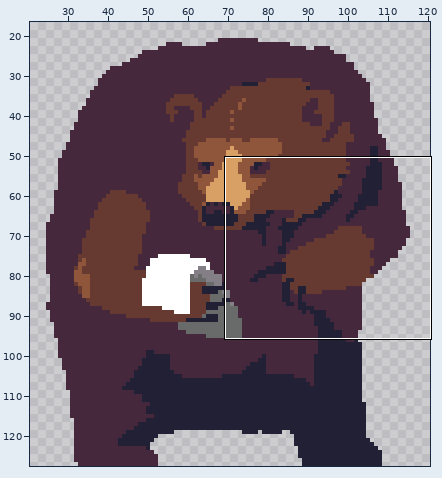
A pixel-art file gets an edit: Assets/Art/bear-art.aseprite. Above: a wide view before the commit, with the close-up outlined.
Close-up. Earlier state:
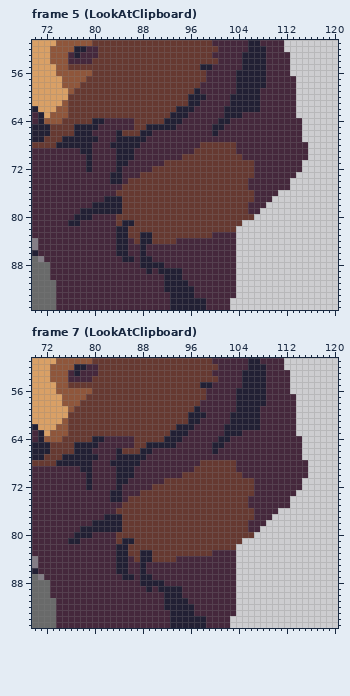
128x128 pixels, 12 frames. Shown: frame 5 (LookAtClipboard): x 70..120, y 51..95; frame 7 (LookAtClipboard): x 70..120, y 51..95. The wide view leaves out empty margins.
Now the later version:
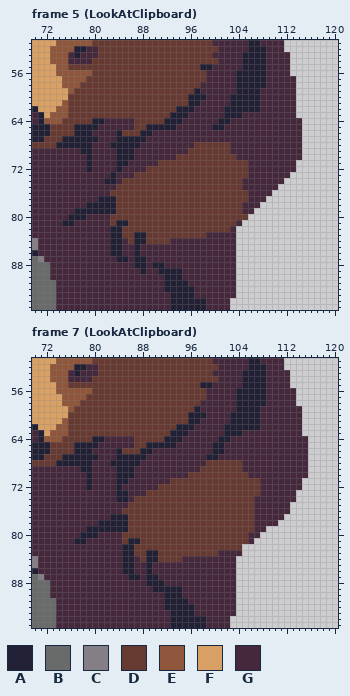
Palette (. is transparent): A #222034  B #696a6a  C #847e87  D #663931  E #8f563b  F #d9a066  G #45283c
The author wrote: Update bear looking at clipboard animation Wiggle its arm too
From old to new:
Frame 5 (LookAtClipboard), layer "Group 1/Layer 1 Copy":
y 66: x 100 A -> G
y 68: x 97 G -> D; x 103 D -> G; x 115 G -> .
y 69: x 96 G -> D; x 103 D -> G; x 115 G -> .
y 70: x 94 G -> D; x 104 D -> G; x 115 G -> .
y 71: x 91 G -> D; x 106 D -> G; x 114 G -> .
y 72: x 89 G -> D; x 106 D -> G; x 114 G -> .
y 73: x 84 A -> G; x 87 G -> D; x 106 D -> G; x 113 G -> .
y 74: x 82 G -> A; x 84..85 AG -> GD; x 105 D -> G; x 112 G -> .
y 75: x 84 G -> D; x 105 D -> G; x 111..112 GG -> ..
y 76: x 83 G -> D; x 106 D -> G; x 110 G -> .
y 77: x 81 G -> A; x 84 A -> D; x 106 D -> G; x 109 G -> .
y 78: x 79 G -> A; x 84 A -> D; x 105 D -> G; x 108 G -> .
y 79: x 77 G -> A; x 84 A -> D; x 105 D -> G; x 107 G -> .
y 80: x 76 G -> A; x 79 A -> G; x 83 G -> D; x 106 D -> .
y 81: x 75 G -> A; x 77 A -> G; x 83..84 GD -> DA; x 86 A -> D; x 104 D -> G
y 82: x 83 G -> A; x 85 A -> D; x 103 D -> G
y 83: x 83 G -> A; x 85 A -> D; x 87 D -> A; x 89 A -> D; x 99 D -> G
y 84: x 83 G -> A; x 85..87 AGD -> GDA; x 89 A -> D; x 93 D -> G
y 85..86: x 83 G -> A; x 85 A -> G; x 87..88 GA -> AG
y 87: x 84 G -> A; x 86..87 AG -> GA; x 89 A -> G
y 88: x 87 G -> A; x 89 A -> G
y 89: x 88..89 GA -> AG
Frame 7 (LookAtClipboard), layer "Group 1/Layer 1 Copy":
y 56: x 113 . -> G
y 59..63: x 114 . -> G
y 64..65: x 115 . -> G
y 66: x 101 G -> A; x 115 . -> G
y 67: x 99..100 GG -> AA; x 115 . -> G
y 68: x 98 D -> G; x 104 G -> D
y 69: x 97 D -> G; x 104 G -> D
y 70: x 95 D -> G; x 105 G -> D
y 71: x 92 D -> G; x 107 G -> D
y 72: x 90 D -> G; x 107 G -> D
y 73: x 83 A -> G; x 85 G -> A; x 88 D -> G; x 107 G -> D
y 74: x 83 A -> G; x 85..86 GD -> AG; x 106 G -> D; x 113 . -> G
y 75: x 85 D -> G; x 106 G -> D
y 76: x 84 D -> G; x 111..112 .. -> GG
y 77: x 82 A -> G; x 85 D -> A; x 110..111 .. -> GG
y 78: x 80 A -> G; x 85 D -> A; x 106 G -> D; x 109..110 .. -> GG
y 79: x 78 A -> G; x 85 D -> A; x 106 G -> D; x 108 . -> G
y 80: x 77 A -> G; x 80 G -> A; x 84 D -> G; x 106..107 D. -> GG
y 81: x 76 A -> G; x 78 G -> A; x 84..85 DA -> GD; x 87 D -> A; x 105..106 .. -> DG
y 82: x 84 A -> G; x 86 D -> A; x 104 . -> D
y 83: x 84 A -> G; x 86 D -> A; x 88 A -> D; x 90 D -> A; x 100 G -> D; x 104 . -> G
y 84: x 84 A -> G; x 86..88 GDA -> AGD; x 90 D -> A; x 94 G -> D
y 85..86: x 84 A -> G; x 86 G -> A; x 88..89 AG -> GA
y 87: x 85 A -> G; x 87..88 GA -> AG; x 90 G -> A
y 88: x 88 A -> G
y 89: x 89..90 AG -> GA
Pixel boxes of the changes (left, top, right, bottom) in both close-ups:
changed: (62, 130, 308, 274)
changed: (68, 388, 308, 592)
